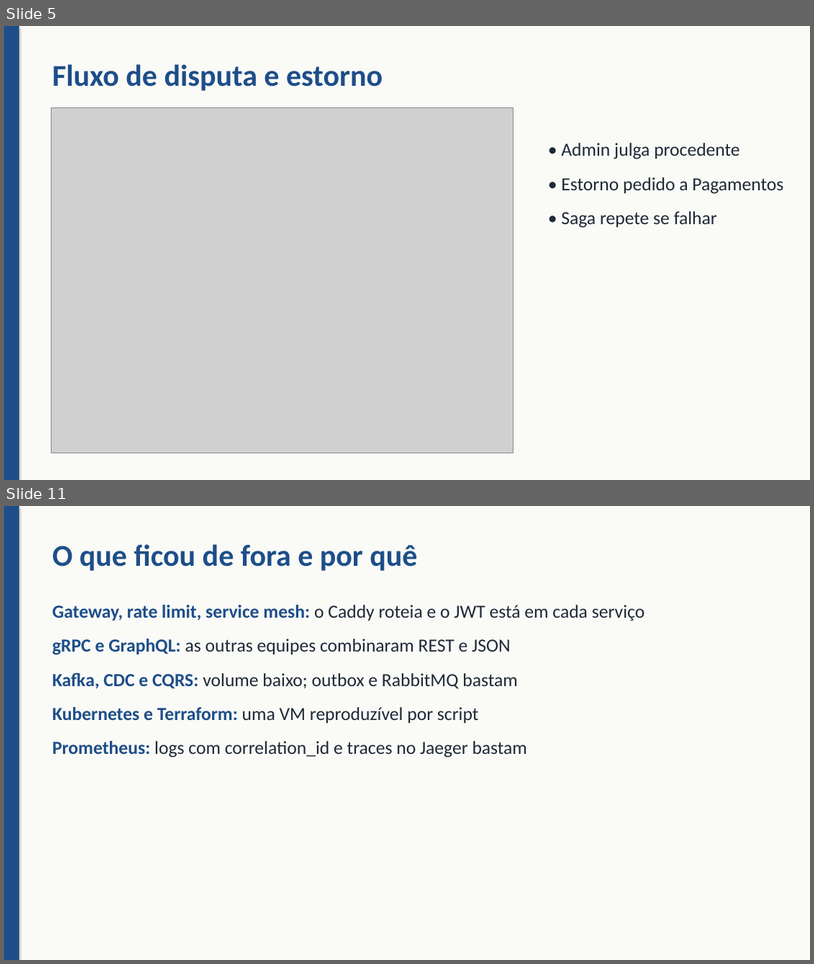
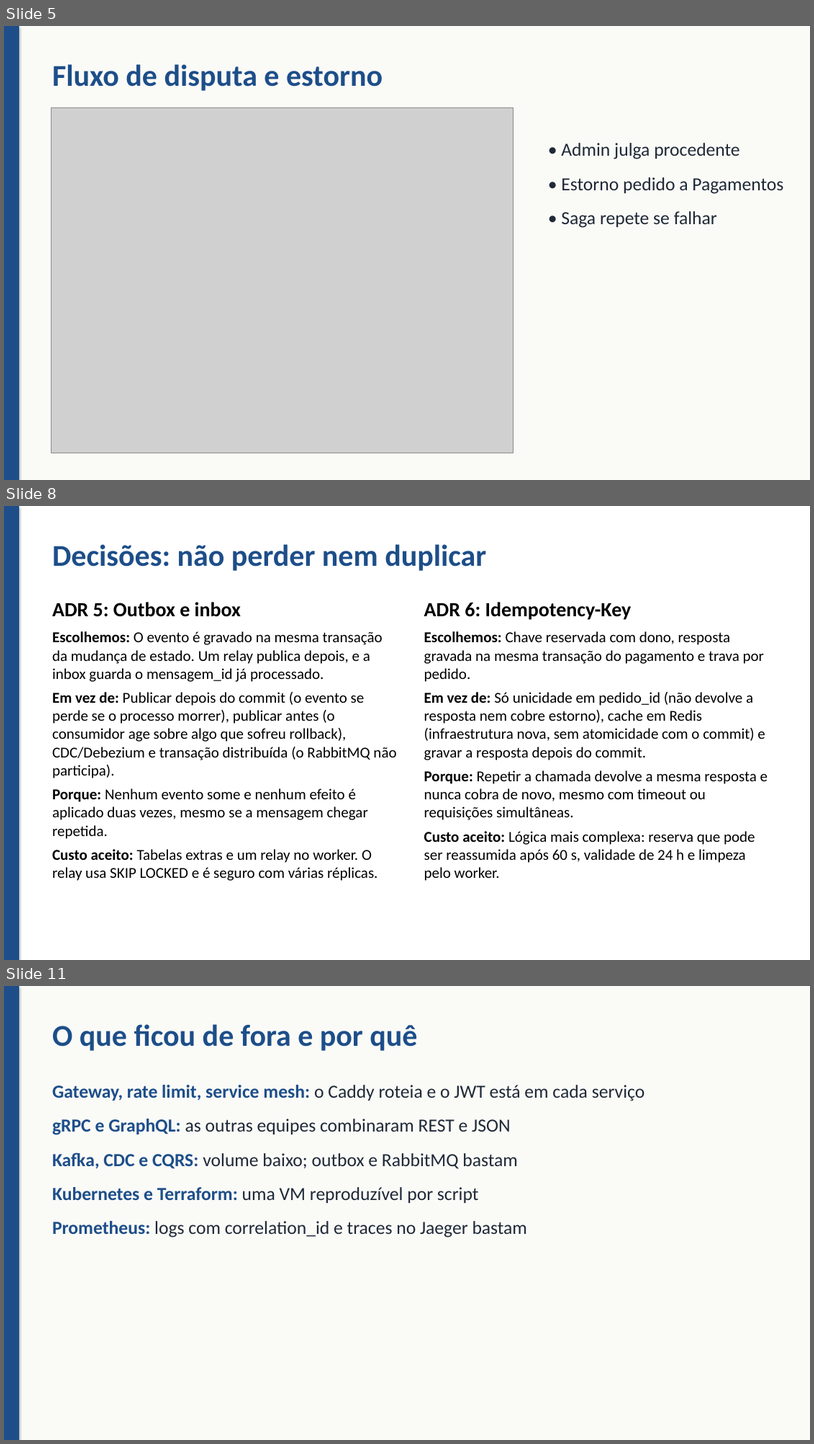
Before and after one commit to OcimarSchroederJR/delivery-financeiro, a slide deck: docs/apresentacao/apresentacao.pptx. Shown one above the other, each under a label of ours: slides 5 and 11 before the commit, slides 5, 8 and 11 after it; the slides between them are not shown. The pictures are 814x964 and 814x1444 pixels, drawn with LibreOffice and Linux fonts; fonts in the diff are those of the drawing; grey boxes stand for pictures. Boxes give left, top, right and bottom in pixels: in the first picture for what was removed or moved away, otherwise in the second. Text is boxed around its words. In the diff, an @@ line names an element or a change of style, - is before the commit and + after.

Commit message:
docs(apresentacao): detalha as decisões e os trade-offs em cinco slides
Cada decisão mostra o que escolhemos, as alternativas descartadas, o motivo e o custo aceito, com a fala nas notas. 'O que ficou de fora' passa a vir logo depois.

```diff
--- a/docs/apresentacao/apresentacao.pptx
+++ b/docs/apresentacao/apresentacao.pptx
@@ slide 8 added at [4, 506, 810, 960], background #FFFFFF @@
@@ rectangle added at [4, 506, 19, 960], fill #1D4E89 @@
@@ text added at [52, 544, 486, 571], 36 pt, text #1D4E89, bold @@
+Decisões: não perder nem duplicar
@@ text added at [52, 602, 396, 880], 18 pt, text #000000 @@
+ADR 5: Outbox e inbox
+Escolhemos: O evento é gravado na mesma transação da mudança de estado. Um relay publica depois, e a inbox guarda o mensagem_id já processado.
+Em vez de: Publicar depois do commit (o evento se perde se o processo morrer), publicar antes (o consumidor age sobre algo que sofreu rollback), CDC/Debezium e transação distribuída (o RabbitMQ não participa).
+Porque: Nenhum evento some e nenhum efeito é aplicado duas vezes, mesmo se a mensagem chegar repetida.
+Custo aceito: Tabelas extras e um relay no worker. O relay usa SKIP LOCKED e é seguro com várias réplicas.
@@ text added at [424, 602, 768, 880], 18 pt, text #000000 @@
+ADR 6: Idempotency-Key
+Escolhemos: Chave reservada com dono, resposta gravada na mesma transação do pagamento e trava por pedido.
+Em vez de: Só unicidade em pedido_id (não devolve a resposta nem cobre estorno), cache em Redis (infraestrutura nova, sem atomicidade com o commit) e gravar a resposta depois do commit.
+Porque: Repetir a chamada devolve a mesma resposta e nunca cobra de novo, mesmo com timeout ou requisições simultâneas.
+Custo aceito: Lógica mais complexa: reserva que pode ser reassumida após 60 s, validade de 24 h e limpeza pelo worker.
```
Also in this commit, not shown: 4 other slides added, 2 slides removed.
